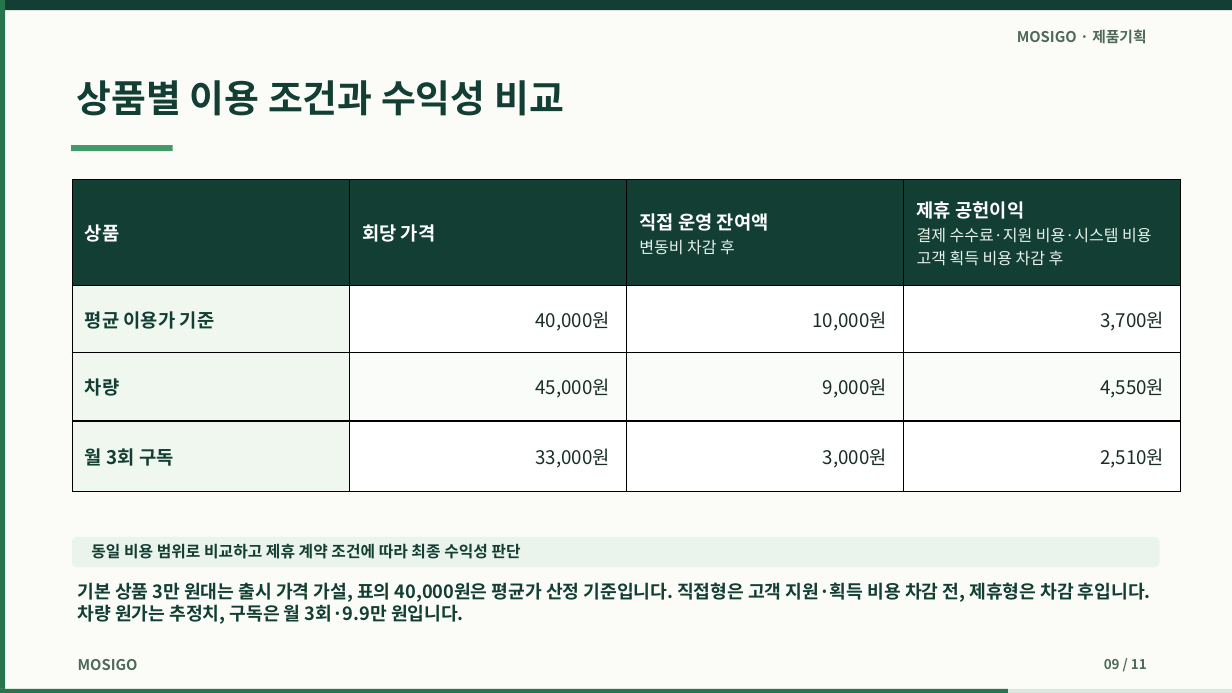
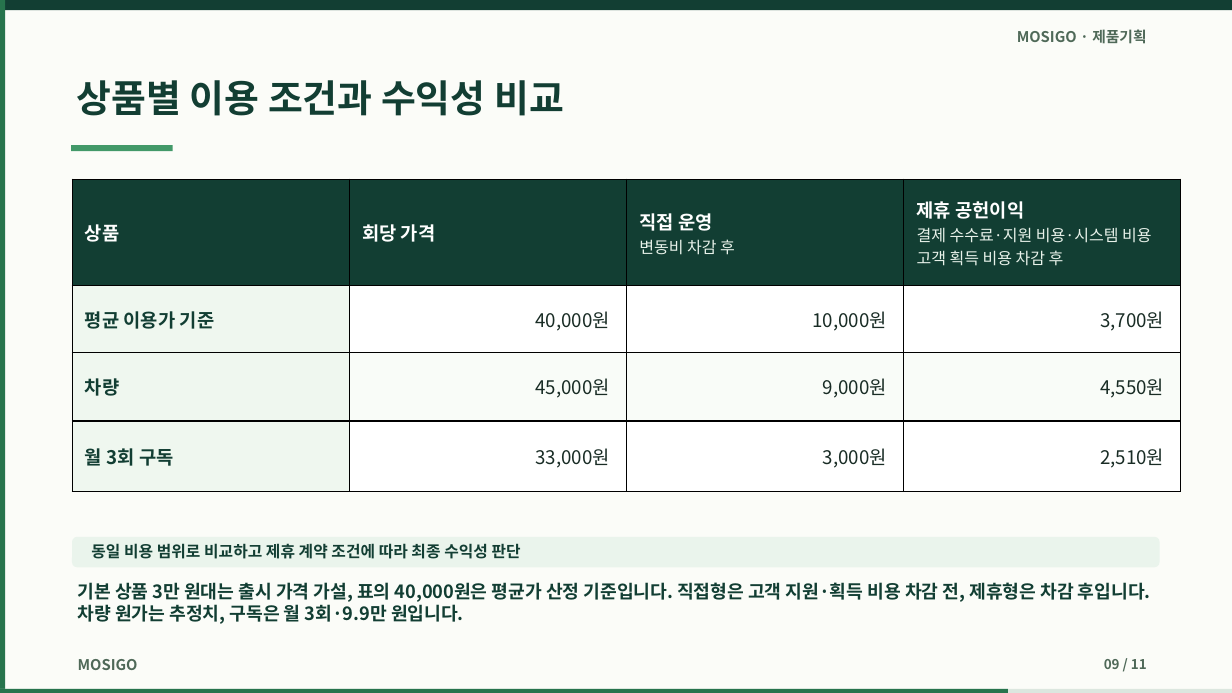
Before and after one commit to dohyunkimmm/mosigo-case-study, a slide deck: slide 9 of downloads/mosigo_report.pptx. Drawn at 1232x693 pixels with LibreOffice and Linux fonts; fonts in the diff are those of the drawing. Boxes give left, top, right and bottom in pixels: in the first picture for what was removed or moved away, otherwise in the second. Text is boxed around its words. In the diff, an @@ line names an element or a change of style, - is before the commit and + after.

```diff
--- a/downloads/mosigo_report.pptx
+++ b/downloads/mosigo_report.pptx
@@ table at [72, 179, 1181, 492] @@
-row 1, column 3: 직접 운영 잔여액 변동비 차감 후
+row 1, column 3: 직접 운영 변동비 차감 후
```
Also in this commit, not shown: 2 other slides changed, 10 other files.
